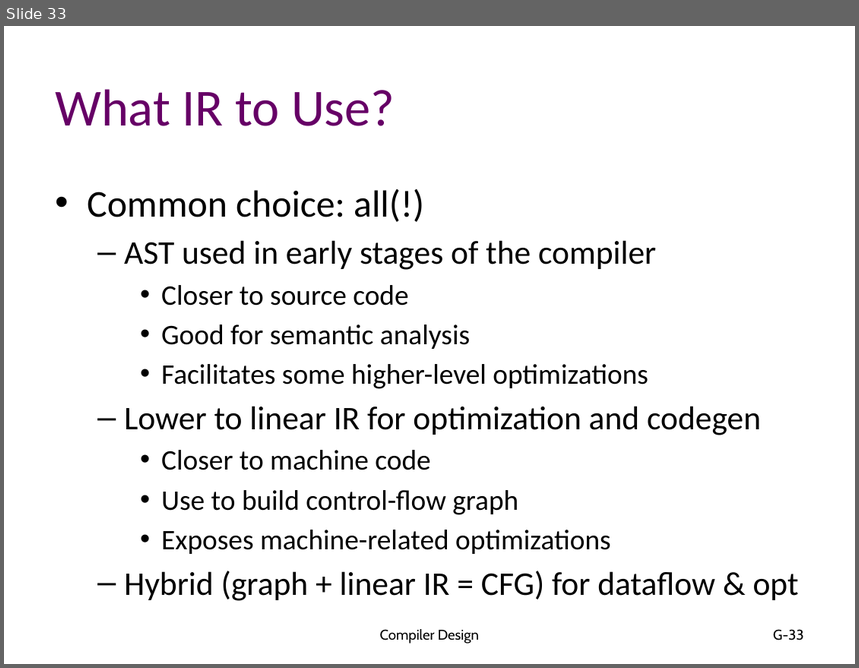
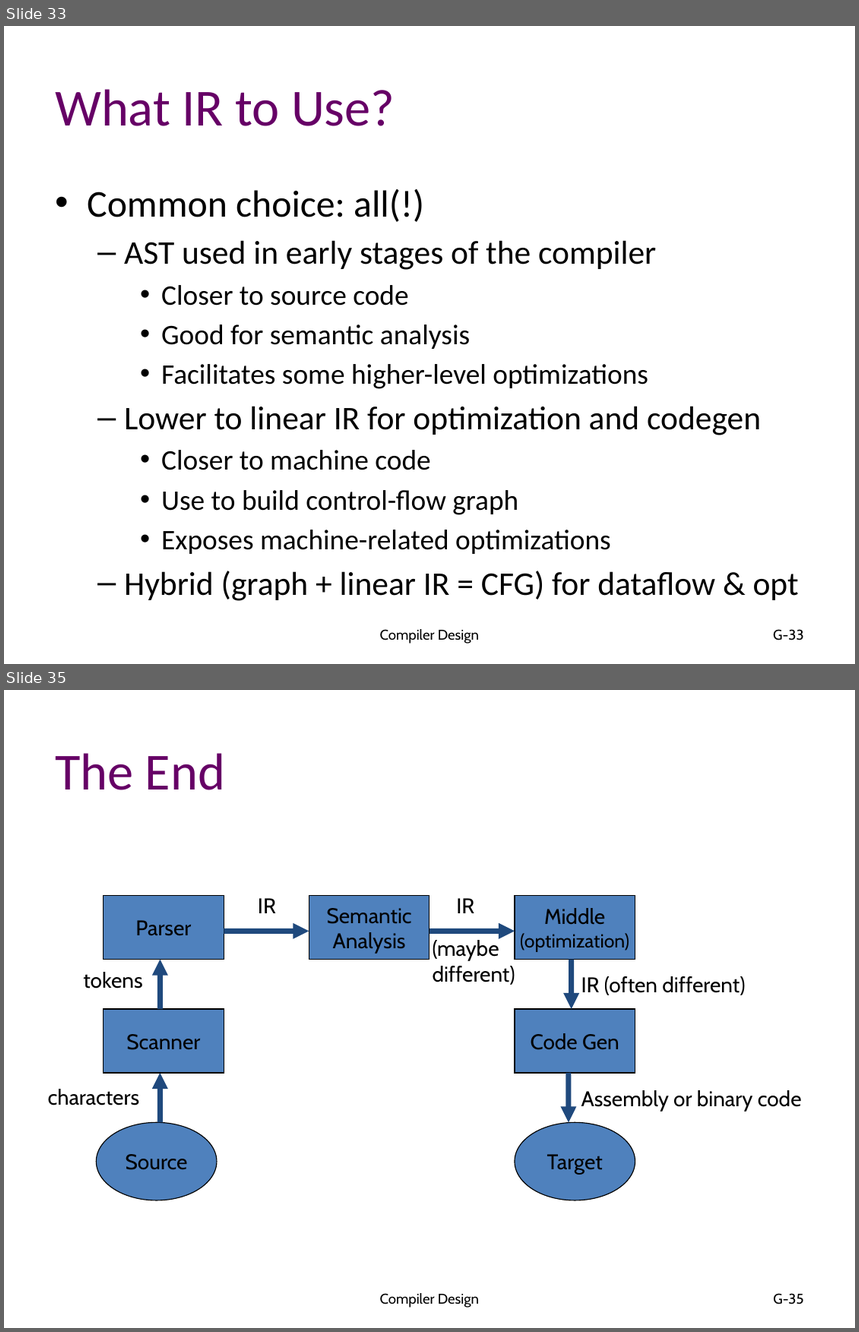
Before and after one commit to atu-se/atu.innomadic.com, a slide deck: courses/compilers/lectures/G-IRs.pptx. Shown one above the other, each under a label of ours: slide 33 before the commit, slides 33 and 35 after it; the slides between them are not shown. The pictures are 859x668 and 859x1332 pixels, drawn with LibreOffice and Linux fonts; fonts in the diff are those of the drawing. Boxes give left, top, right and bottom in pixels: in the first picture for what was removed or moved away, otherwise in the second. Text is boxed around its words. In the diff, an @@ line names an element or a change of style, - is before the commit and + after.

Commit message:
Changes to compilers slides

```diff
--- a/courses/compilers/lectures/G-IRs.pptx
+++ b/courses/compilers/lectures/G-IRs.pptx
@@ slide 35 added at [4, 690, 855, 1328], background #FFFFFF @@
@@ title added at [55, 753, 225, 790], 44 pt, text #660066 @@
+The End
@@ rectangle added at [104, 896, 224, 960], fill #4F81BD, outline #000000 0.75 pt, 18 pt, text #000000 @@
+Parser
@@ text added at [258, 898, 276, 913], 18 pt, text #000000 @@
+IR
@@ rectangle added at [309, 896, 430, 960], fill #4F81BD, outline #000000 0.75 pt, 18 pt, text #000000 @@
+Semantic
+Analysis
@@ text added at [456, 898, 474, 913], 18 pt, text #000000 @@
+IR
@@ rectangle added at [515, 896, 636, 960], fill #4F81BD, outline #000000 0.75 pt, 16 pt, text #000000 @@
+Middle
+(optimization)
@@ arrow added from (224, 931) to (309, 931), #1F497D 4.5 pt @@
@@ arrow added from (430, 931) to (515, 931), #1F497D 4.5 pt @@
@@ text added at [433, 939, 515, 985], 18 pt, text #000000 @@
+(maybe
+different)
@@ arrow added from (160, 1009) to (160, 960), #1F497D 4.5 pt @@
@@ arrow added from (572, 960) to (572, 1009), #1F497D 4.5 pt @@
@@ text added at [83, 972, 142, 989], 18 pt, text #000000 @@
+tokens
@@ text added at [582, 977, 745, 996], 18 pt, text #000000 @@
+IR (often different)
@@ rectangle added at [104, 1009, 224, 1073], fill #4F81BD, outline #000000 0.75 pt, 18 pt, text #000000 @@
+Scanner
@@ rectangle added at [515, 1009, 636, 1073], fill #4F81BD, outline #000000 0.75 pt, 18 pt, text #000000 @@
+Code Gen
@@ arrow added from (160, 1122) to (160, 1073), #1F497D 4.5 pt @@
@@ arrow added from (569, 1073) to (569, 1122), #1F497D 4.5 pt @@
@@ text added at [48, 1089, 140, 1106], 18 pt, text #000000 @@
+characters
@@ text added at [582, 1091, 802, 1112], 18 pt, text #000000 @@
+Assembly or binary code
@@ ellipse added at [96, 1122, 217, 1201], fill #4F81BD, outline #000000 0.75 pt, 18 pt, text #000000 @@
+Source
@@ ellipse added at [515, 1122, 636, 1201], fill #4F81BD, outline #000000 0.75 pt, 18 pt, text #000000 @@
+Target
@@ text added at [380, 1293, 479, 1308], 12 pt, text #000000 @@
+Compiler Design
@@ page number added at [773, 1293, 804, 1305], 12 pt, text #000000 @@
+G-35
```
Also in this commit, not shown: 1 slide changed, 1 other file.
